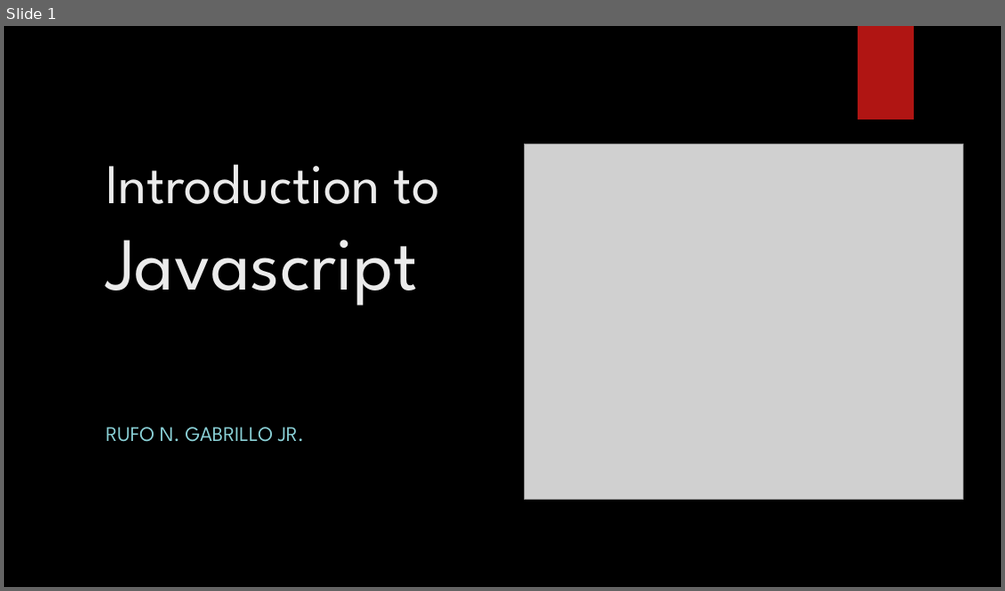
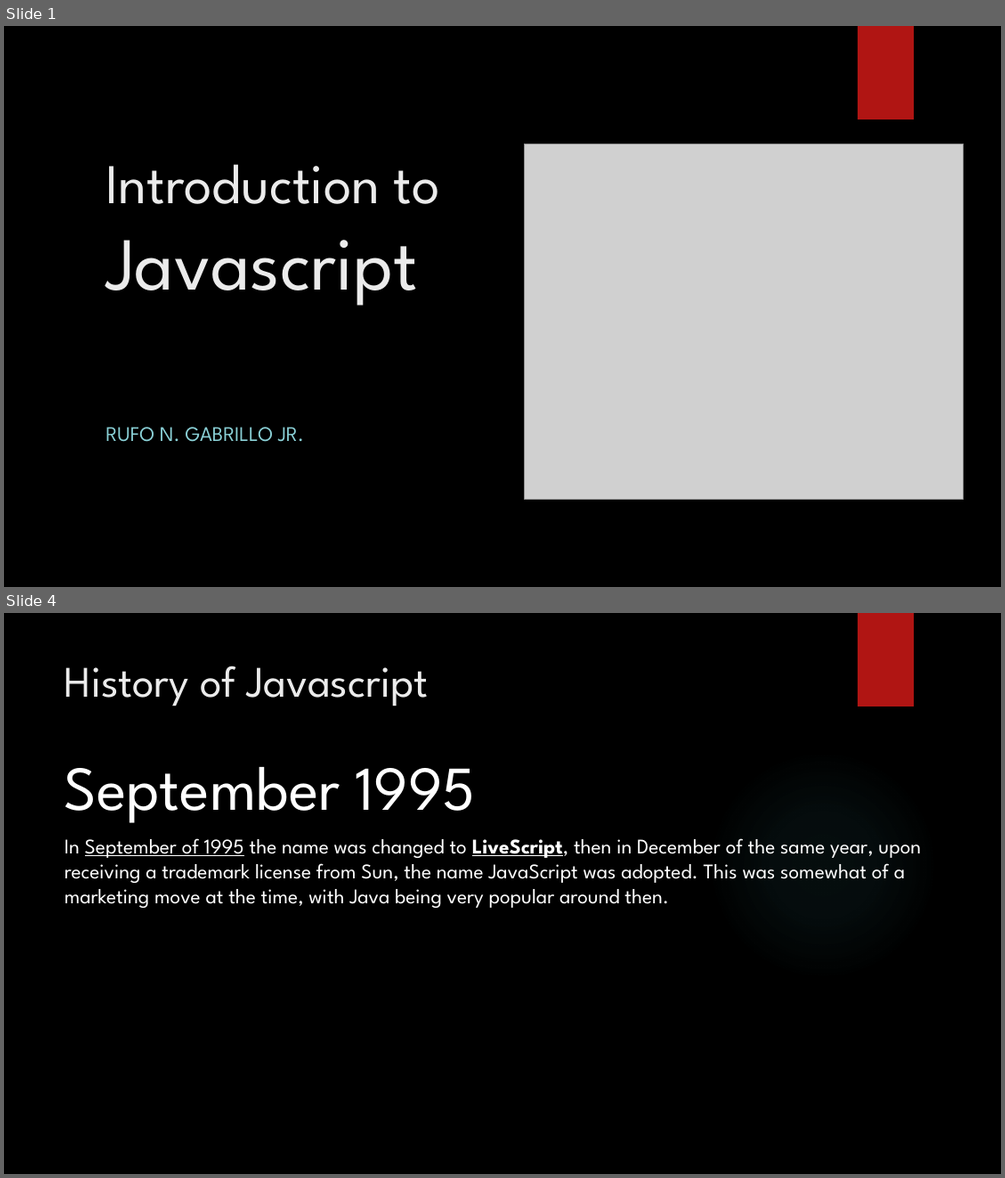
Before and after one commit to jrGabrillo/HelloWorld, a slide deck: 1. introduction to javascript.pptx. Shown one above the other, each under a label of ours: slide 1 before the commit, slides 1 and 4 after it; the slides between them are not shown. The pictures are 1005x591 and 1005x1178 pixels, drawn with LibreOffice and Linux fonts; fonts in the diff are those of the drawing; grey boxes stand for pictures; background and template pictures are left out. Boxes give left, top, right and bottom in pixels: in the first picture for what was removed or moved away, otherwise in the second. Text is boxed around its words. In the diff, an @@ line names an element or a change of style, - is before the commit and + after.

```diff
--- a/1. introduction to javascript.pptx
+++ b/1. introduction to javascript.pptx
@@ slide 4 added at bbox=[4, 613, 1001, 1174], background picture (left out); not listed: 1 template element that a slide beside it also shows @@
@@ title added at bbox=[65, 666, 428, 706], 42 pt, text #EBEBEB @@
+History of Javascript
@@ text added at bbox=[65, 767, 921, 908], 20 pt, text #FFFFFF @@
+September 1995
+In September of 1995 the name was changed to LiveScript, then in December of the same year, upon receiving a trademark license from Sun, the name JavaScript was adopted. This was somewhat of a marketing move at the time, with Java being very popular around then.
@@ ellipse added at bbox=[708, 750, 938, 981], fill gradient #50B9C1 @@
```
Also in this commit, not shown: 1 slide changed, 42 other slides added, 2 slides removed, 9 other files.
